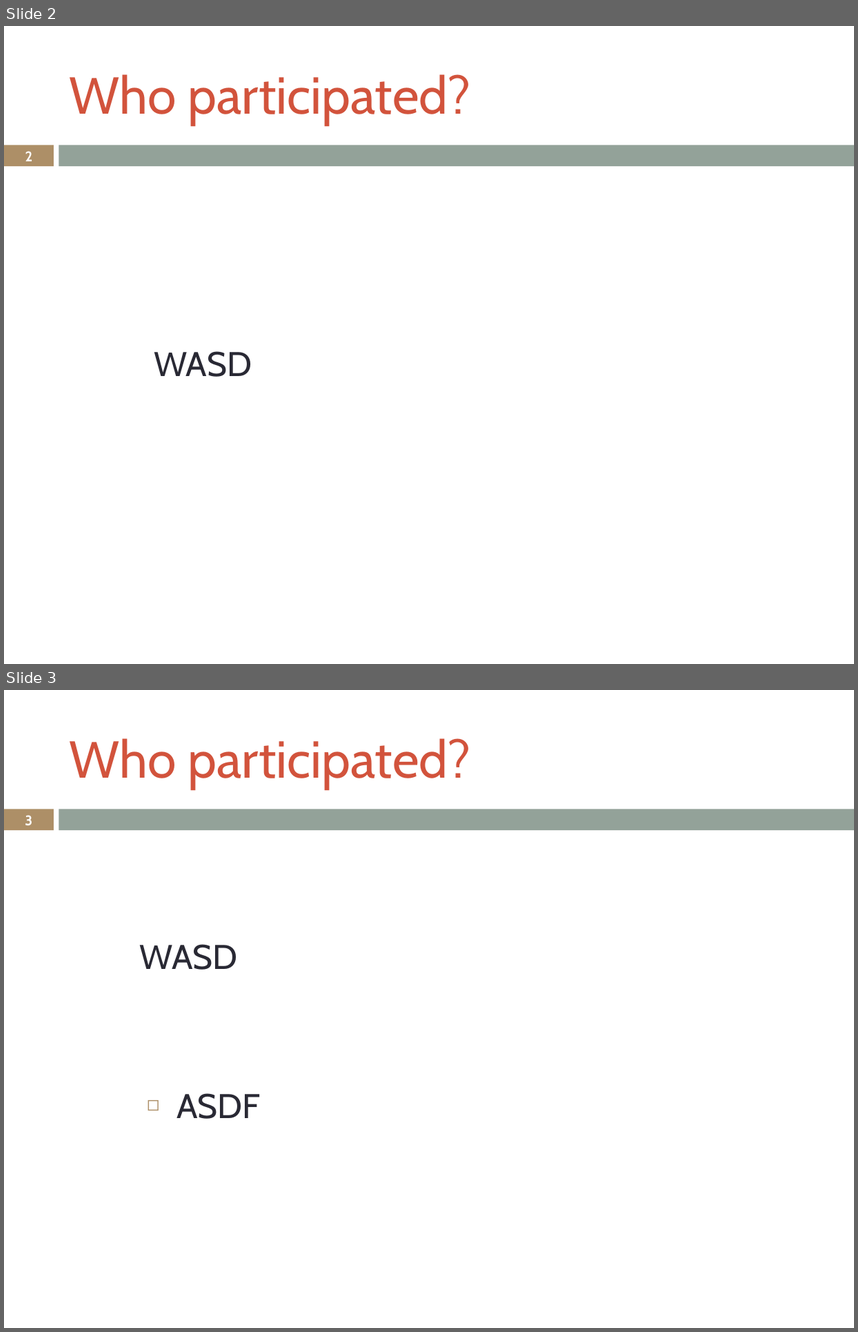
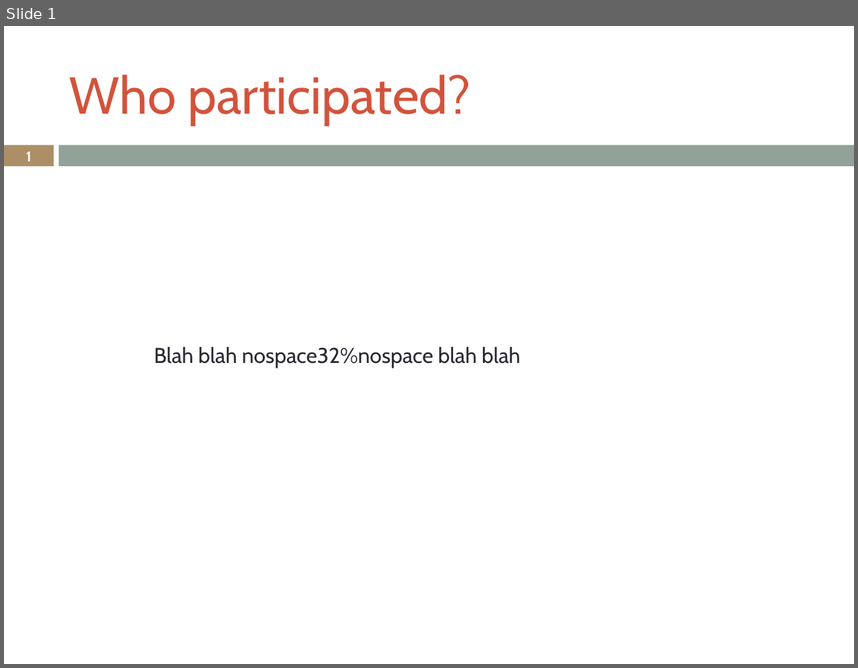
Before and after one commit to LukeSteg/LCABiometric, a slide deck: exampleOutput.pptx. Shown one above the other, each under a label of ours: slides 2 and 3 before the commit, slide 1 after it. The pictures are 858x1332 and 858x668 pixels, drawn with LibreOffice and Linux fonts; fonts in the diff are those of the drawing. Boxes give left, top, right and bottom in pixels: in the first picture for what was removed or moved away, otherwise in the second. Text is boxed around its words. In the diff, an @@ line names an element or a change of style, - is before the commit and + after.

```diff
--- a/exampleOutput.pptx
+++ b/exampleOutput.pptx
@@ slide 3 removed at box(4, 690, 854, 1328), background #FFFFFF; not listed: 2 template elements that a slide beside it also shows @@
@@ title removed at box(70, 738, 471, 789) @@
-Who participated?
@@ page number removed at box(25, 815, 32, 825) @@
-3
@@ text removed at box(140, 944, 238, 969) @@
-WASD
@@ text removed at box(176, 1093, 261, 1118) @@
-◻ ASDF
@@ what was slide 2 is now slide 1 @@
@@ slide 1 changed as well @@
@@ page number at box(26, 152, 32, 161): text changed @@
-2
+1
@@ text at box(154, 346, 520, 368): text changed; size 29 to 18.1 pt @@
-WASD
+Blah blah nospace32%nospace blah blah
```
Also in this commit, not shown: 1 slide added, 4 other slides removed, 4 other files.
